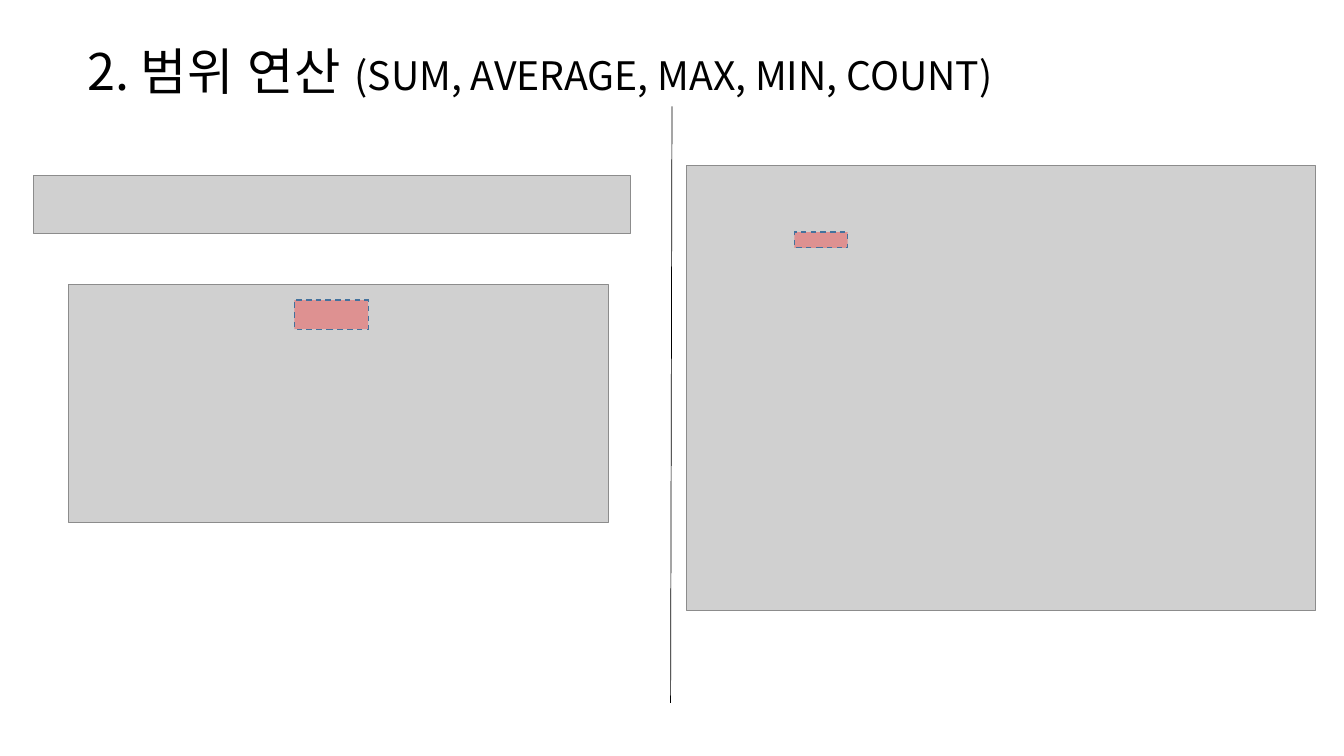
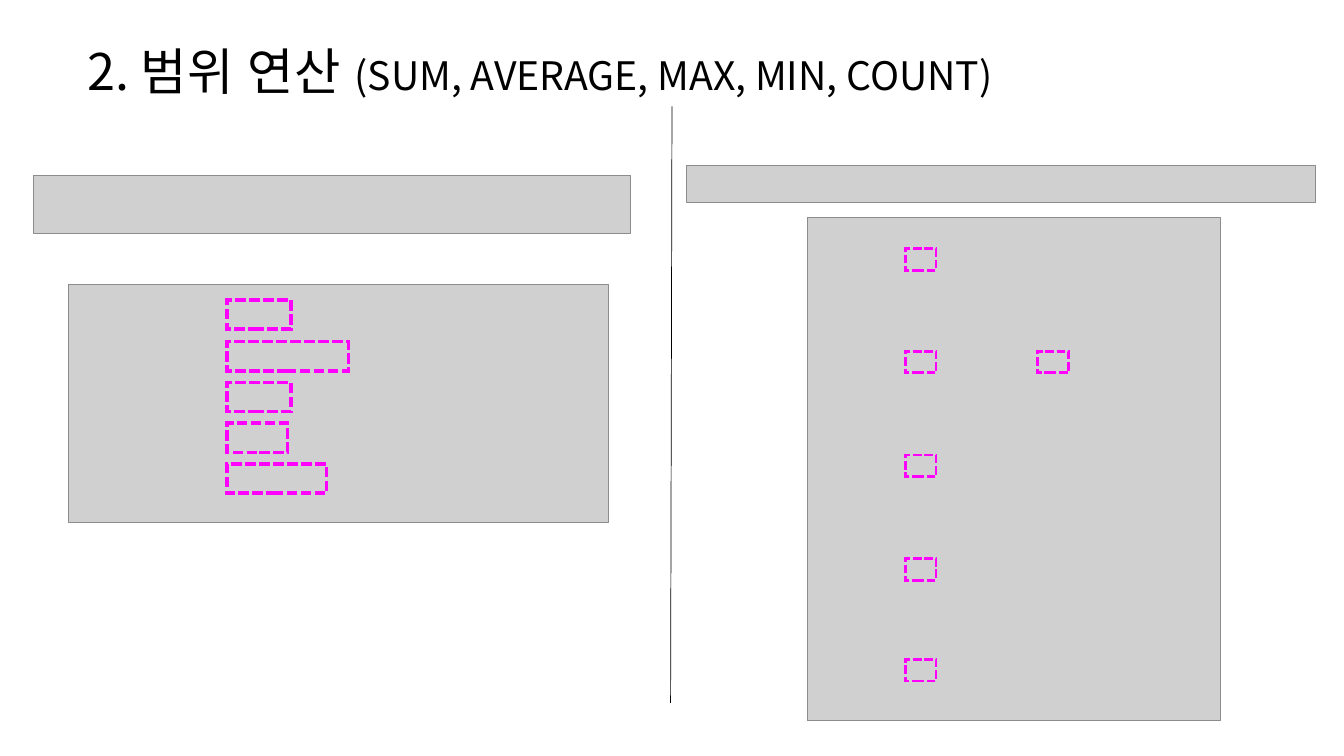
Before and after one commit to hnanmal/mkcljpt_volume, a slide deck: slide 10 of documentum/건축심화세미나(2022)/이벤트 특강/파이썬 모양만 다른 엑셀.pptx (slide 6 before the commit). Drawn at 1344x756 pixels with LibreOffice and Linux fonts; fonts in the diff are those of the drawing; grey boxes stand for pictures. Boxes give left, top, right and bottom in pixels: in the first picture for what was removed or moved away, otherwise in the second. Text is boxed around its words. In the diff, an @@ line names an element or a change of style, - is before the commit and + after.

```diff
--- a/documentum/건축심화세미나(2022)/이벤트 특강/파이썬 모양만 다른 엑셀.pptx
+++ b/documentum/건축심화세미나(2022)/이벤트 특강/파이썬 모양만 다른 엑셀.pptx
@@ picture: place and size @@
-picture at bbox=[687, 166, 1316, 611]
+picture at bbox=[687, 166, 1316, 204]
@@ picture added at bbox=[808, 218, 1221, 721] @@
@@ rectangle added at bbox=[905, 249, 937, 271], outline #FF00FF 2 pt dashed @@
@@ rectangle: place and size @@
-rectangle at bbox=[294, 300, 368, 330]
+rectangle at bbox=[227, 300, 291, 330]
@@ rectangle at bbox=[227, 300, 291, 330]: fill #FF0000 at 30% opacity to none; outline #43739E 1 pt dashed to #FF00FF 2.5 pt dashed @@
@@ rectangle at bbox=[227, 342, 349, 371]: fill #FF0000 at 30% opacity to none; outline #43739E 1 pt dashed to #FF00FF 2.5 pt dashed @@
@@ rectangle: place and size @@
-rectangle at bbox=[795, 232, 848, 248]
+rectangle at bbox=[227, 342, 349, 371]
@@ rectangle added at bbox=[905, 351, 937, 373], outline #FF00FF 2 pt dashed @@
@@ rectangle added at bbox=[1037, 351, 1069, 373], outline #FF00FF 2 pt dashed @@
@@ rectangle added at bbox=[227, 382, 291, 411], outline #FF00FF 2.5 pt dashed @@
@@ rectangle added at bbox=[227, 423, 287, 453], outline #FF00FF 2.5 pt dashed @@
@@ rectangle added at bbox=[227, 464, 327, 493], outline #FF00FF 2.5 pt dashed @@
@@ rectangle added at bbox=[905, 455, 937, 477], outline #FF00FF 2 pt dashed @@
@@ rectangle added at bbox=[905, 559, 937, 581], outline #FF00FF 2 pt dashed @@
@@ rectangle added at bbox=[905, 659, 937, 682], outline #FF00FF 2 pt dashed @@
```
Also in this commit, not shown: 3 other slides changed, 18 slides added, 5 slides removed, 1 other file.
